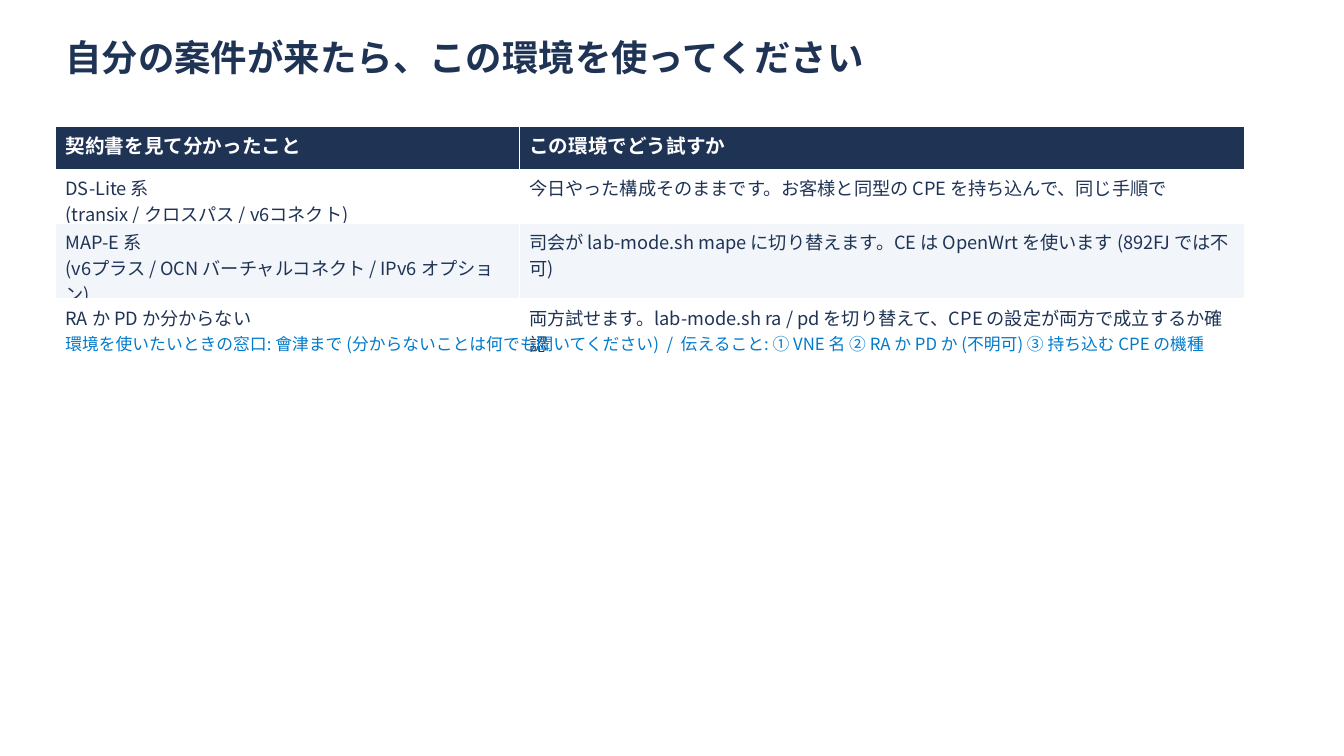
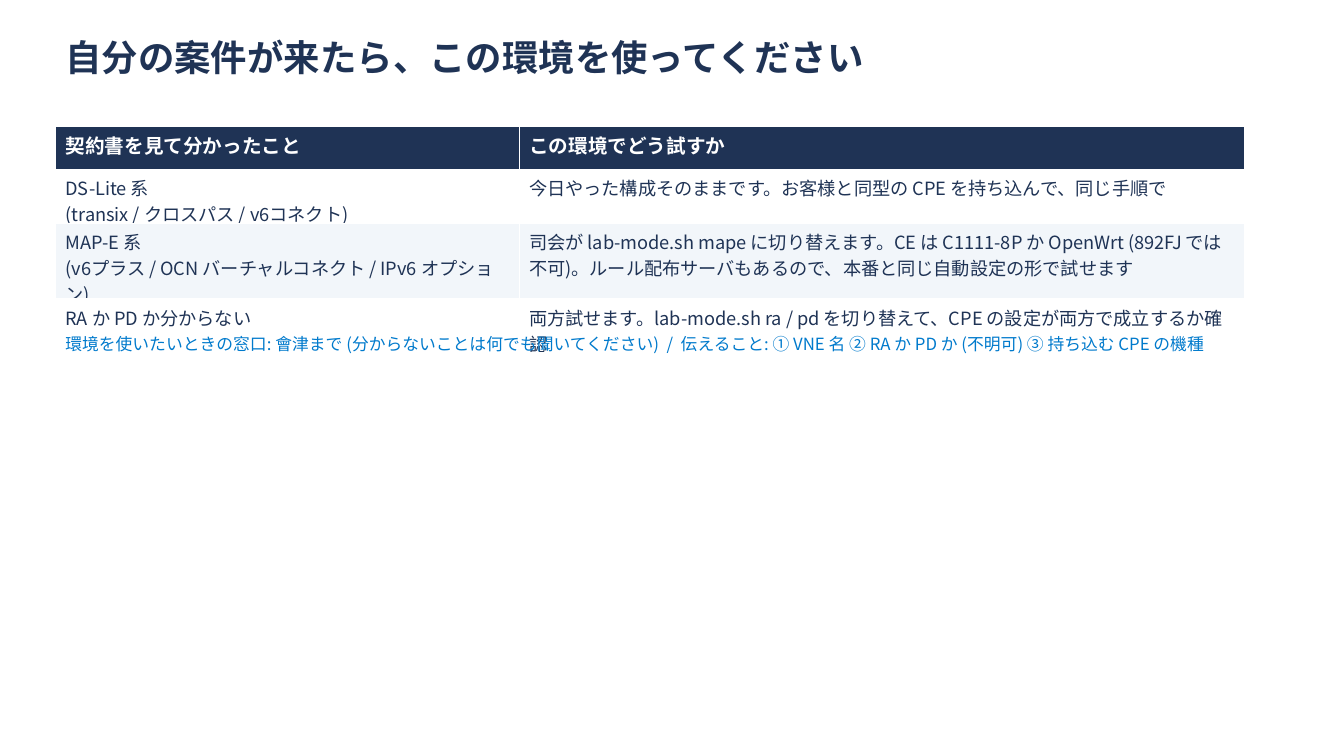
Before and after one commit to ginchankawaii/claude-code-book-template, a slide deck: slide 32 of docs/ipoe-lab/slides/handson.pptx (slide 30 before the commit). Drawn at 1344x756 pixels with LibreOffice and Linux fonts; fonts in the diff are those of the drawing. Boxes give left, top, right and bottom in pixels: in the first picture for what was removed or moved away, otherwise in the second. Text is boxed around its words. In the diff, an @@ line names an element or a change of style, - is before the commit and + after.

```diff
--- a/docs/ipoe-lab/slides/handson.pptx
+++ b/docs/ipoe-lab/slides/handson.pptx
@@ table at (55, 126, 1245, 360) @@
-row 3, column 2: 司会が lab-mode.sh mape に切り替えます。CE は OpenWrt を使います (892FJ では不可)
+row 3, column 2: 司会が lab-mode.sh mape に切り替えます。CE は C1111-8P か OpenWrt (892FJ では不可)。ルール配布サーバもあるので、本番と同じ自動設定の形で試せます
```
Also in this commit, not shown: 2 other slides changed, 2 slides added, 6 other files.
